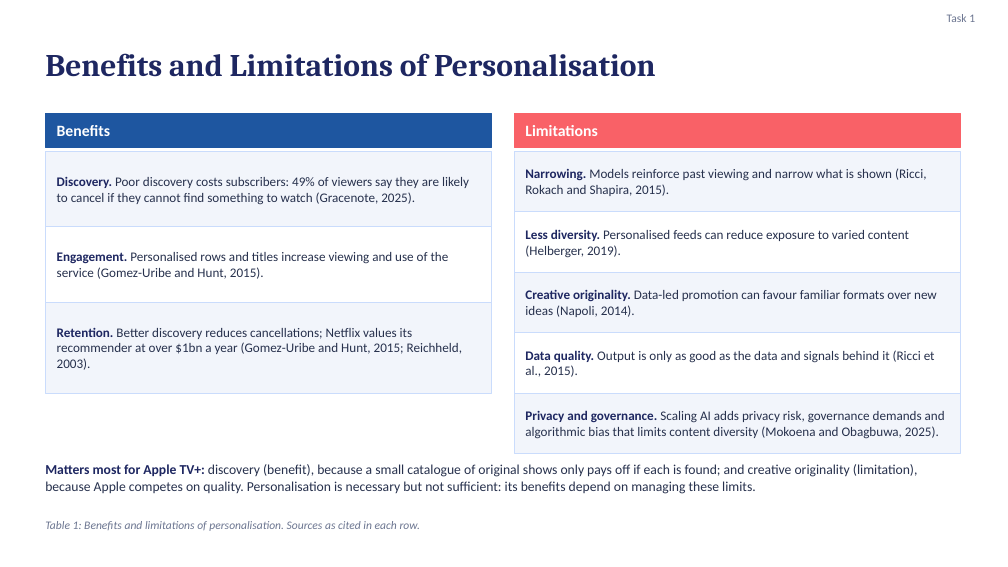
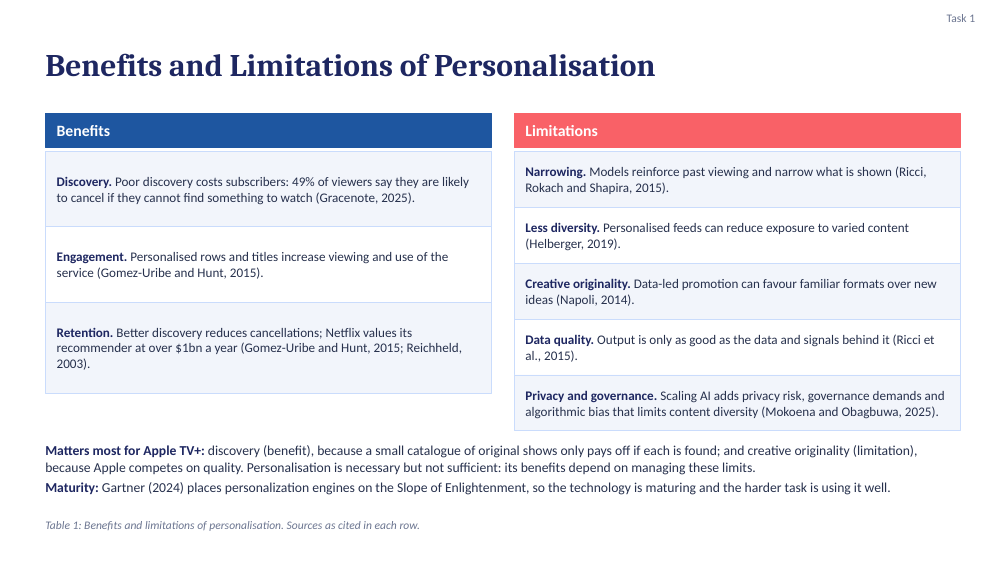
Before and after one commit to karanrg22-svg/skill, a slide deck: slide 5 of Earning-the-Signal_revised.pptx. Drawn at 1008x567 pixels with LibreOffice and Linux fonts; fonts in the diff are those of the drawing. Boxes give left, top, right and bottom in pixels: in the first picture for what was removed or moved away, otherwise in the second. Text is boxed around its words. In the diff, an @@ line names an element or a change of style, - is before the commit and + after.

```diff
--- a/Earning-the-Signal_revised.pptx
+++ b/Earning-the-Signal_revised.pptx
@@ rectangle: place and size @@
-rectangle at box(514, 151, 960, 212)
+rectangle at box(514, 151, 960, 207)
@@ rectangle: place and size @@
-rectangle at box(514, 212, 960, 272)
+rectangle at box(514, 207, 960, 263)
@@ text "Less diversity. Personalised feeds can ...": place and size @@
-text "Less diversity. Personalised feeds can ..." at box(525, 229, 909, 258)
+text "Less diversity. Personalised feeds can ..." at box(525, 222, 909, 251)
@@ rectangle: place and size @@
-rectangle at box(514, 272, 960, 333)
+rectangle at box(514, 263, 960, 319)
@@ text "Creative originality. Data-led promotion can ...": place and size @@
-text "Creative originality. Data-led promotion can ..." at box(525, 289, 937, 317)
+text "Creative originality. Data-led promotion can ..." at box(525, 278, 937, 306)
@@ rectangle: place and size @@
-rectangle at box(514, 333, 960, 393)
+rectangle at box(514, 319, 960, 375)
@@ text "Data quality. Output is only ...": place and size @@
-text "Data quality. Output is only ..." at box(525, 350, 935, 377)
+text "Data quality. Output is only ..." at box(525, 334, 935, 362)
@@ rectangle: place and size @@
-rectangle at box(514, 393, 960, 454)
+rectangle at box(514, 375, 960, 431)
@@ text "Privacy and governance. Scaling AI ...": place and size @@
-text "Privacy and governance. Scaling AI ..." at box(525, 410, 945, 439)
+text "Privacy and governance. Scaling AI ..." at box(525, 390, 945, 419)
@@ text at box(45, 445, 918, 475): more space between paragraphs @@
@@ text "Matters most for Apple TV+: ...": place and size @@
-text "Matters most for Apple TV+: ..." at box(45, 464, 918, 494)
+text "Matters most for Apple TV+: ..." at box(45, 445, 918, 495)
@@ text at box(45, 482, 891, 495): paragraph added @@
+Maturity: Gartner (2024) places personalization engines on the Slope of Enlightenment, so the technology is maturing and the harder task is using it well.
```
Also in this commit, not shown: 1 other slide changed.
